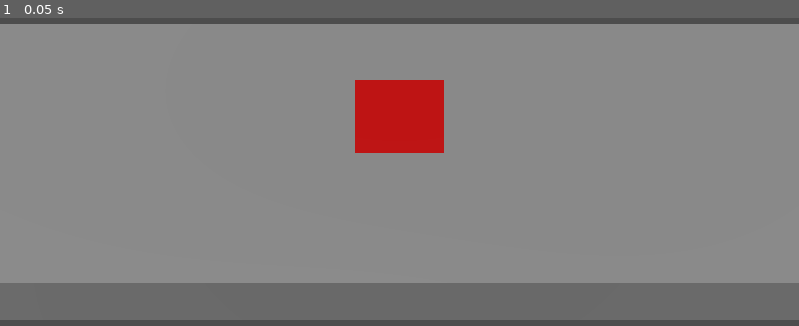
Above: before the commit, frame 1.
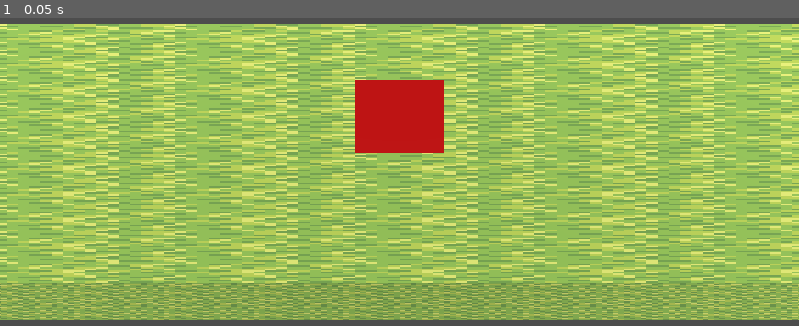
Above: after the commit, the same moment.

Repository: amari-charles/project-summoner
Game: Godot game, scene res://scenes/battlefield/paper_mario_test.tscn
Same seed, same stepped clock (60 frames per second), same inputs: the game is played once before the commit and once after it. This scene is started directly instead of the project's main scene.
Inputs:
- Up to frame 1 (0.05 s): no input

The runs differ from the first frame. In frame 1, 93% of the frame differs, in the area x 0-100%, y 1-99%.

Commit message:
Add tiled grass texture to ground
Applied StandardMaterial3D to Floor CSGBox3D:
- Uses existing grass_tile.png texture
- UV scale: 10x5 for proper tiling
- texture_filter: 0 (nearest neighbor for pixel art style)

Ground now has nice tiled grass appearance instead of plain gray.

🤖 Generated with [Claude Code](https://claude.com/claude-code)

Co-Authored-By: Claude <noreply@anthropic.com>

Diff:
--- a/scenes/battlefield/paper_mario_test.tscn
+++ b/scenes/battlefield/paper_mario_test.tscn
@@ -1,10 +1,16 @@
-[gd_scene load_steps=4 format=3]
+[gd_scene load_steps=5 format=3]
 
 [ext_resource type="Script" path="res://scripts/battlefield/paper_mario_character.gd" id="1_script"]
+[ext_resource type="Texture2D" path="res://assets/textures/grass_tile.png" id="2_grass"]
 
 [sub_resource type="CapsuleShape3D" id="CapsuleShape3D_1"]
 radius = 0.3
 height = 1.0
+
+[sub_resource type="StandardMaterial3D" id="StandardMaterial3D_1"]
+albedo_texture = ExtResource("2_grass")
+uv1_scale = Vector3(10, 5, 1)
+texture_filter = 0
 
 [sub_resource type="ViewportTexture" id="ViewportTexture_1"]
 viewport_path = NodePath("TestCharacter/Sprite3D/SubViewport")
@@ -22,6 +28,7 @@
 [node name="Floor" type="CSGBox3D" parent="."]
 transform = Transform3D(0.707107, 0, 0.707107, 0, 1, 0, -0.707107, 0, 0.707107, 0, -0.5, 0)
 size = Vector3(20, 1, 10)
+material = SubResource("StandardMaterial3D_1")
 
 [node name="TestCharacter" type="CharacterBody3D" parent="."]
 transform = Transform3D(1, 0, 0, 0, 1, 0, 0, 0, 1, 0, 1, 0)
